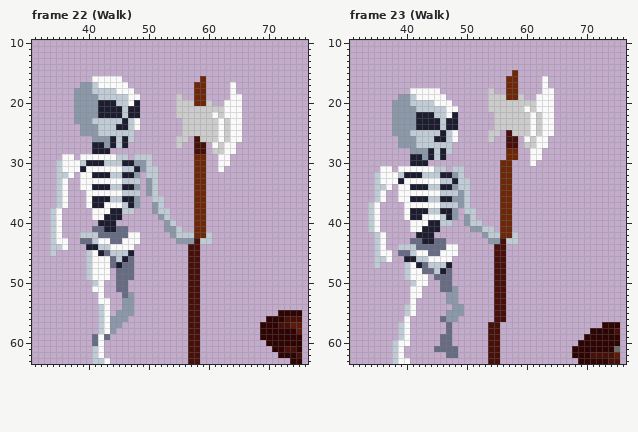
Pixel-art file -- design/skeleton-hero/gif-pack/axe-White.aseprite. The picture above was drawn from the file before the commit.
96x64 pixels, 58 frames. Shown: frame 22 (Walk): x 31..76, y 10..63; frame 23 (Walk): x 31..76, y 10..63. The commit also changed other frames, which this record leaves out.
Now the later version:
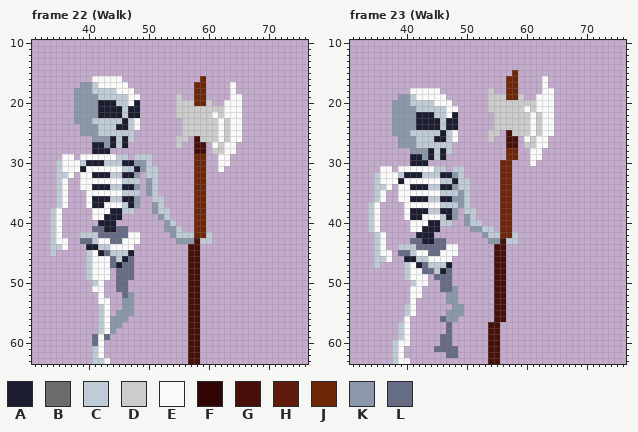
Palette (. is transparent): A #1d1d31  B #6a6b6b  C #bfcbd6  D #cccccc  E #fafafa  F #310404  G #491009  H #5f1a09  J #702707  K #8b98aa  L #676c86
From old to new:
--- frame 22 (Walk)
@@ x 67..76 @@
 54 ..........
-55 .....FFFF.
-56 ...FFFGGG.
-57 ..FFFGGHH.
-58 ..FFFFFFH.
-59 ..FFFFFFF.
-60 ...FFFFFF.
-61 ....FFGGF.
-62 .....FFFG.
-63 .......FF.
+55 ..........
+56 ..........
+57 ..........
+58 ..........
+59 ..........
+60 ..........
+61 ..........
+62 ..........
+63 ..........
--- frame 23 (Walk)
@@ x 66..76 @@
 56 ...........
-57 .......FFF.
-58 .....FFFFG.
-59 ....FFFFFF.
-60 ...FFFFFFF.
-61 ..FFFFFFFB.
-62 ..FFFGGGGH.
-63 ...FFFFFGG.
+57 ...........
+58 ...........
+59 ...........
+60 ...........
+61 ...........
+62 ...........
+63 ...........
